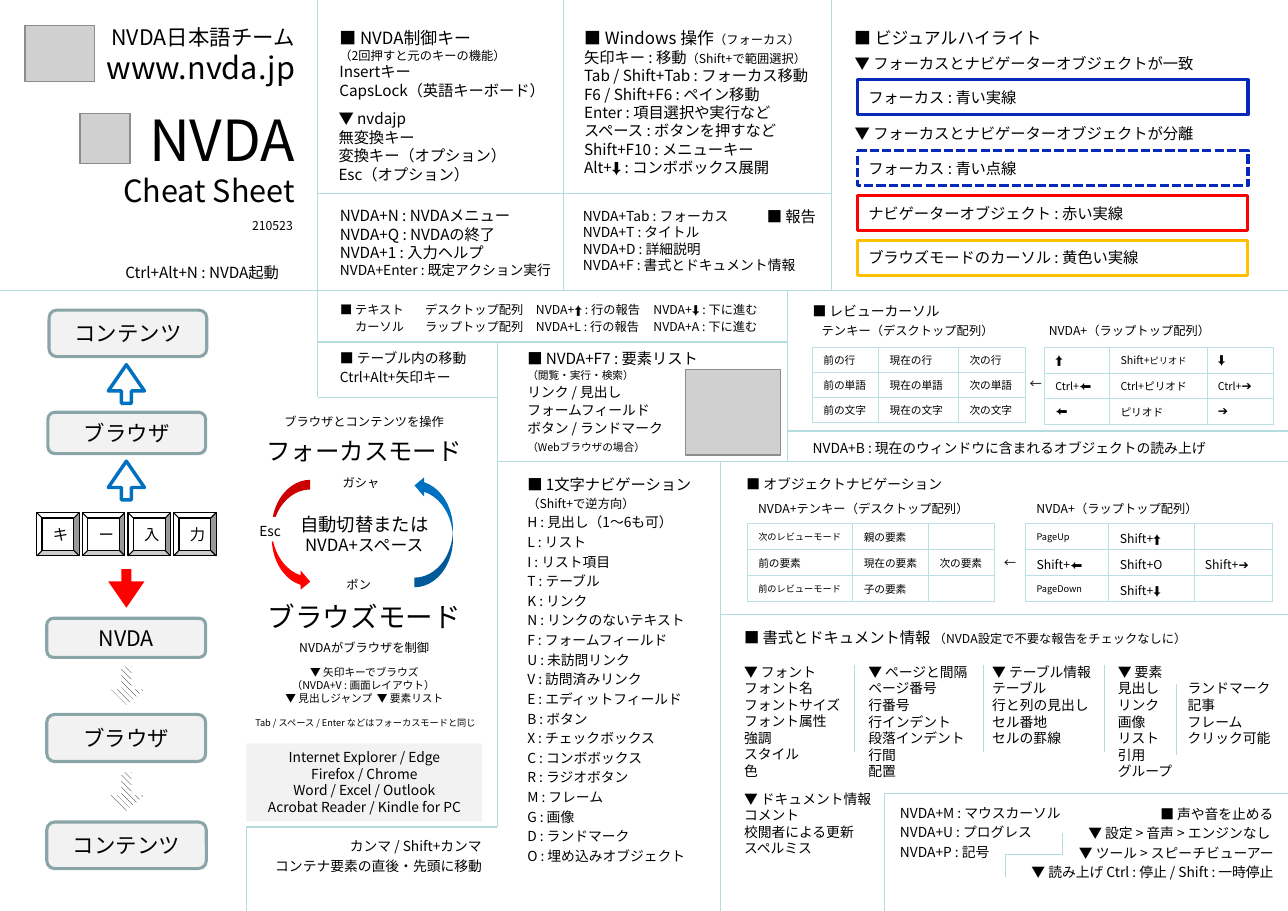
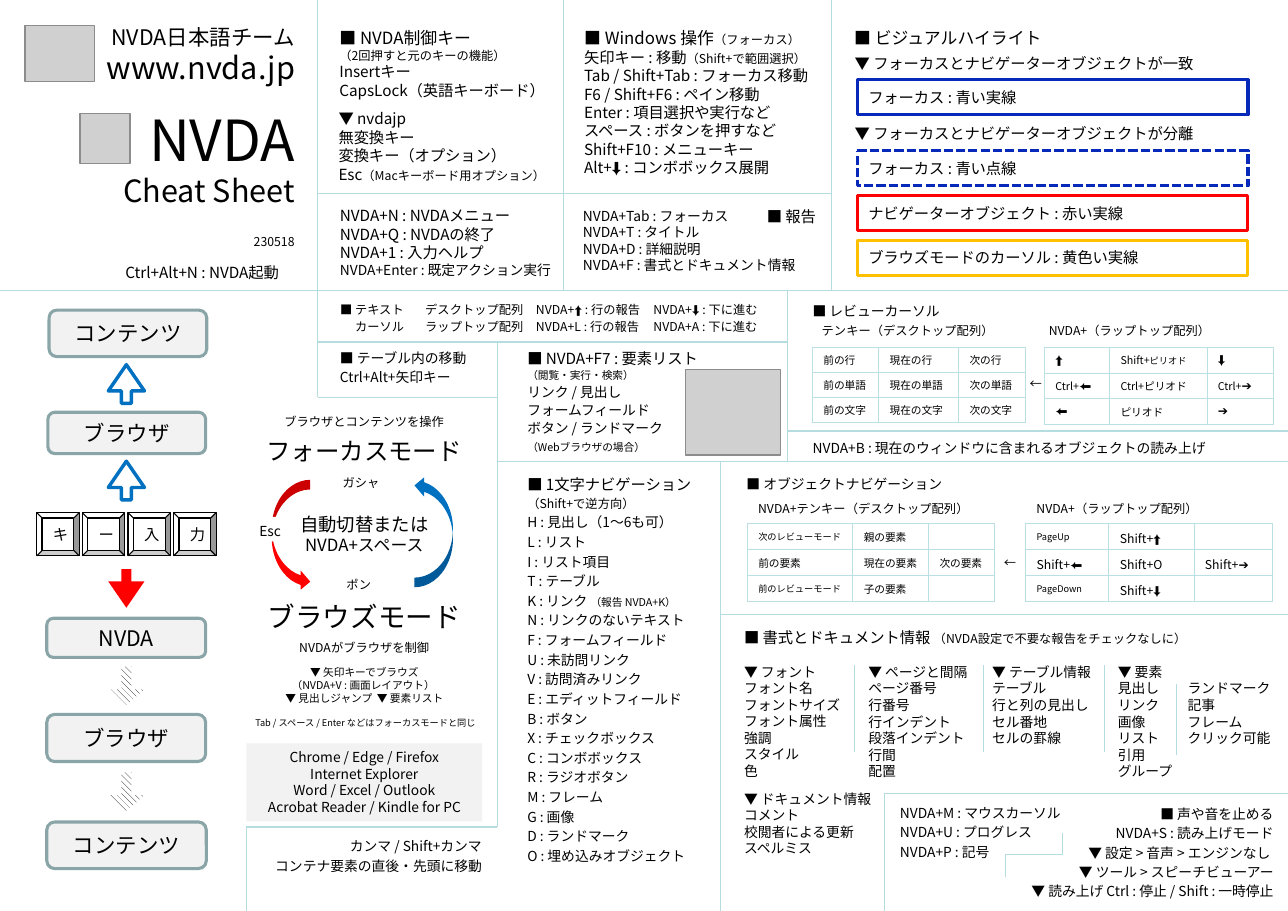
Before and after one commit to nvdajp/cheatsheet, a slide deck: slide 1 of nvdacheat.pptx. Drawn at 1288x911 pixels with LibreOffice and Linux fonts; fonts in the diff are those of the drawing; grey boxes stand for pictures. Boxes give left, top, right and bottom in pixels: in the first picture for what was removed or moved away, otherwise in the second. Text is boxed around its words. In the diff, an @@ line names an element or a change of style, - is before the commit and + after.

```diff
--- a/nvdacheat.pptx
+++ b/nvdacheat.pptx
@@ text at (339, 168, 545, 181): text changed; size 10 to 8 pt @@
-Esc（オプション）
+Esc（Macキーボード用オプション）
@@ text at (254, 237, 295, 246): text changed @@
-210523
+230518
@@ text at (527, 595, 676, 607): text changed; size 9 to 7 pt @@
-K : リンク
+K : リンク （報告 NVDA+K）
@@ text in rectangle at (290, 751, 440, 782): text changed @@
-Internet Explorer / Edge
-Firefox / Chrome
+Chrome / Edge / Firefox
+Internet Explorer
@@ text at (1116, 826, 1273, 839): paragraph added @@
+NVDA+S : 読み上げモード
```
Also in this commit, not shown: 2 other files.
